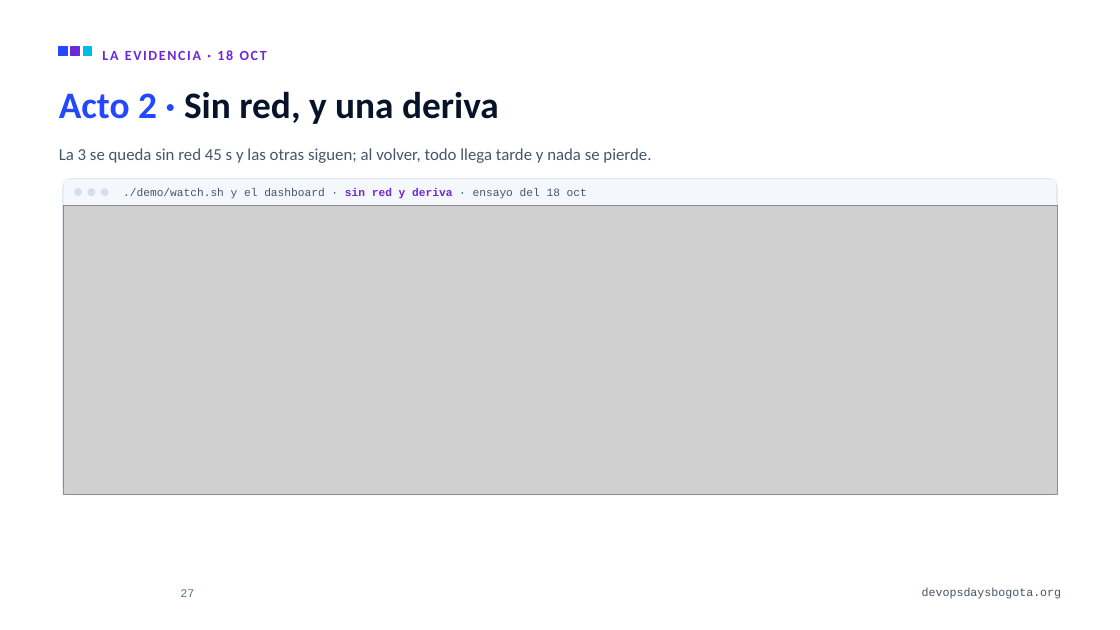
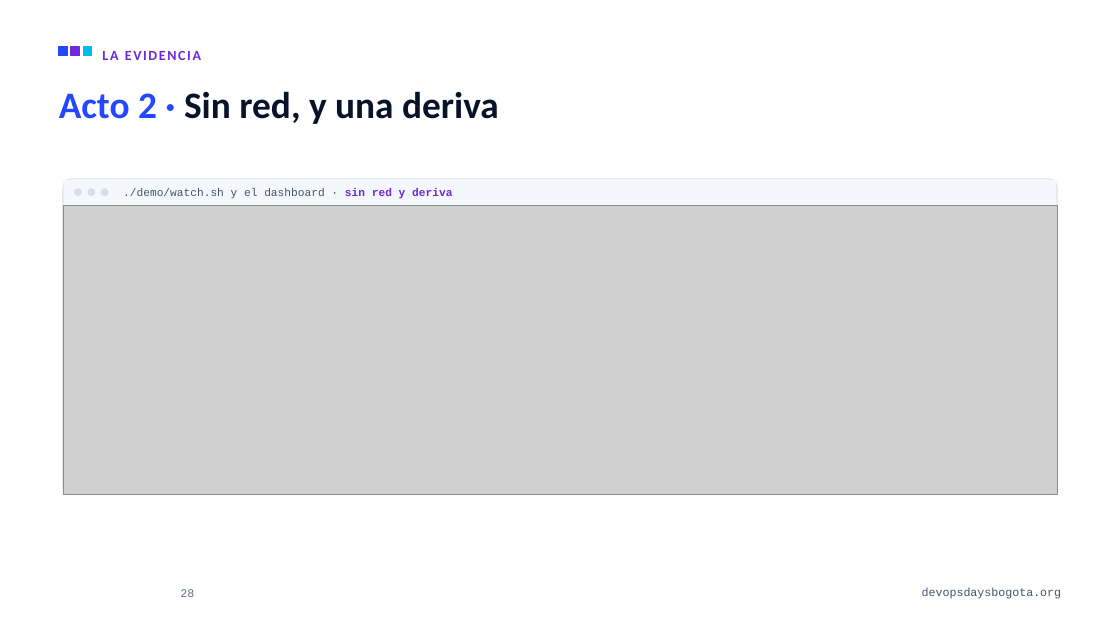
Before and after one commit to alejandro945/mlops-a-ciegas, a slide deck: slide 28 of talk/MLOps-a-ciegas-DevOpsDays-Bogota-2026.pptx (slide 27 before the commit). Drawn at 1120x630 pixels with LibreOffice and Linux fonts; fonts in the diff are those of the drawing; grey boxes stand for pictures; background and template pictures are left out. Boxes give left, top, right and bottom in pixels: in the first picture for what was removed or moved away, otherwise in the second. Text is boxed around its words. In the diff, an @@ line names an element or a change of style, - is before the commit and + after.

```diff
--- a/talk/MLOps-a-ciegas-DevOpsDays-Bogota-2026.pptx
+++ b/talk/MLOps-a-ciegas-DevOpsDays-Bogota-2026.pptx
@@ text at box(102, 51, 201, 60): text changed @@
-LA EVIDENCIA · 18 OCT
+LA EVIDENCIA
@@ text removed at box(59, 148, 651, 163) @@
-La 3 se queda sin red 45 s y las otras siguen; al volver, todo llega tarde y nada se pierde.
@@ text at box(123, 188, 452, 199): text changed @@
-./demo/watch.sh y el dashboard · sin red y deriva · ensayo del 18 oct
+./demo/watch.sh y el dashboard · sin red y deriva
@@ page number at box(180, 589, 194, 597): text changed @@
-27
+28
```
Also in this commit, not shown: 7 other slides changed, 2 slides added, 1 slide removed, 10 other files.
